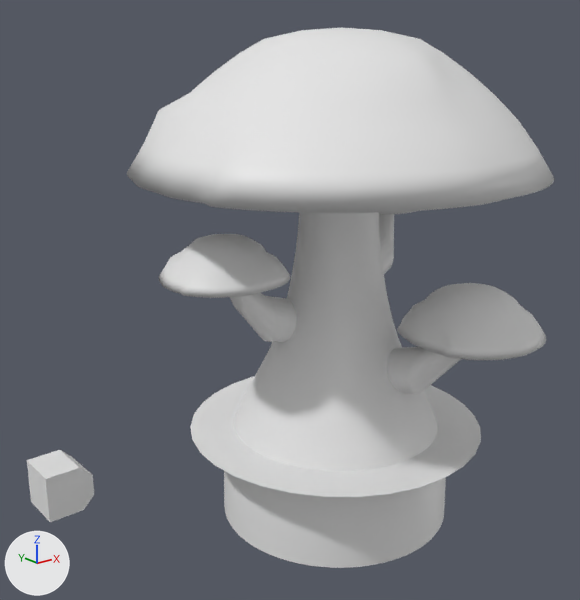
Renders of the Blender file Ganizhan/грибок.blend from each side of a commit.
The view is the same before and after, from a 50 mm camera at (-20.2, -22.3, 18.3) aimed at (-1.8, 0.7, 9.1). Arrows for +X, +Y and +Z are at lower left; the lights stay in place.

Names of what the first picture shows: 'Окружность', 'Окружность.003', 'Окружность.004', 'Окружность.005', 'Окружность.006', 'Сфера', 'Сфера.001', 'Сфера.003'.
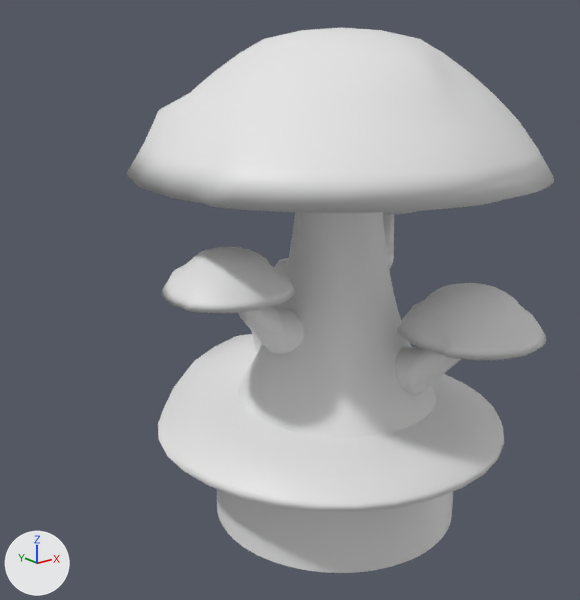
Commit message: Ganizhan folder has been created

Changed parts and their boxes (x1, y1, x2, y2) in the pictures (580 x 600 px):
'Окружность', rescaled (6% wider)
    before: (224, 212, 446, 568)
    after: (217, 212, 453, 573)
'Окружность.006', reshaped, moved, rescaled, modifiers changed (24% narrower, 21% taller)
    before: (27, 376, 481, 522)
    after: (158, 334, 504, 511)
'Сфера.001', moved
    before: (159, 234, 290, 298)
    after: (162, 247, 295, 313)
'Окружность.003', moved
    before: (230, 293, 297, 343)
    after: (238, 307, 304, 354)
'Куб.002', added
    after: (251, 258, 288, 352)
part 1 of me_окружность_006, deleted
    before: (190, 376, 481, 497)
part 2 of me_окружность_006, added
    after: (158, 334, 504, 511)
part 3 of me_окружность_006, deleted
    before: (27, 450, 94, 522)

The change, as a diff of the scene's bpy script:
```diff
--- a/Ganizhan/грибок.blend.py
+++ b/Ganizhan/грибок.blend.py
@@ me_окружность_006 @@
 # used by ob_окружность_006; location = (3.4, 0.43, 3.63); scale = (5.86, 5.86, 5.86)
-me_окружность_006.from_pydata(...)  # 236 vertices, 201 faces; spans x -2.27..0.41, y -1.08..1.35, z -0.67..0.4
+me_окружность_006.from_pydata(...)  # 224 vertices, 193 faces; spans x -1.31..0.93, y -1.09..1.14, z 0.84..1.41
+# me_окружность_006 part 1: 224 vertices removed from x -1.59..0.41, y -1.08..0.92, z 0.01..0.4
+# me_окружность_006 part 2: 224 vertices added at x -1.31..0.93, y -1.09..1.14, z 0.84..1.41
+# me_окружность_006 part 3: 12 vertices removed from x -2.27..-1.93, y 1.01..1.35, z -0.67..-0.32
+# me_окружность_006 part 4: the surface is now shaded smooth
@@ me_куб_002 @@
+me_куб_002.from_pydata(...)  # 84 vertices, 84 faces; spans x -1.43..1.38, y -1.71..1.06, z -1.0..1.7
@@ ob_окружность @@
 ob_окружность.location = (0.0, 0.0, 0.0)
-ob_окружность.scale = (4.63, 4.63, 4.63)
+ob_окружность.scale = (4.94, 4.94, 4.94)
 _m = ob_окружность.modifiers.new('Подразделения', 'SUBSURF')
@@ ob_окружность_003 @@
 ob_окружность_003 = bpy.data.objects.new('Окружность.003', me_окружность_003)
-ob_окружность_003.location = (-1.47, 0.73, 8.68)
+ob_окружность_003.location = (-1.7, -0.01, 8.48)
 ob_окружность_003.rotation_euler = (0.0, -1.526, -0.129)  # degrees (0, -87, -7.4)
@@ ob_сфера_001 @@
 ob_сфера_001 = bpy.data.objects.new('Сфера.001', me_сфера_003)
-ob_сфера_001.location = (-4.87, 0.53, 10.56)
+ob_сфера_001.location = (-5.08, -0.02, 10.21)
 ob_сфера_001.scale = (2.17, 2.13, 1.51)
@@ ob_окружность_006 @@
 ob_окружность_006 = bpy.data.objects.new('Окружность.006', me_окружность_006)
-ob_окружность_006.location = (3.4, 0.43, 3.63)
-ob_окружность_006.scale = (5.86, 5.86, 5.86)
+ob_окружность_006.location = (1.09, 0.01, -1.45)
+ob_окружность_006.scale = (6.2, 6.2, 6.2)
+_m = ob_окружность_006.modifiers.new('Сглаживание', 'SMOOTH')
+_m = ob_окружность_006.modifiers.new('Объёмность', 'SOLIDIFY')
+_m = ob_окружность_006.modifiers.new('Обтягивание', 'SHRINKWRAP')
@@ ob_куб_002 @@
+ob_куб_002 = bpy.data.objects.new('Куб.002', me_куб_002)
+ob_куб_002.location = (0.1, 1.89, 7.21)
+ob_куб_002.scale = (1.56, 1.56, 1.56)
```
